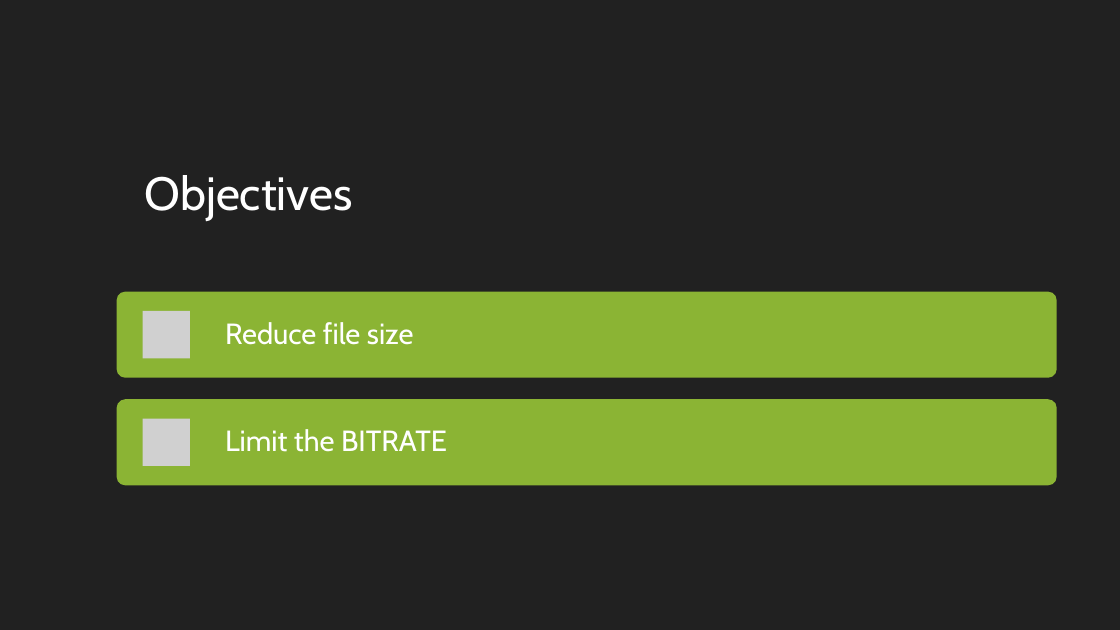
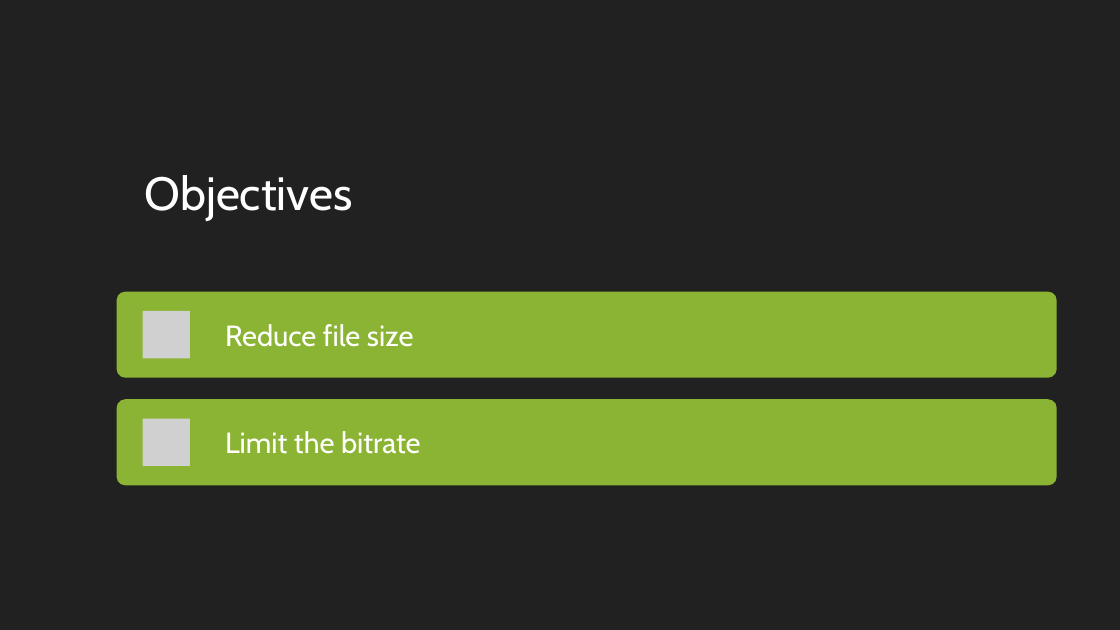
Before and after one commit to Rijndael99/encoding_bench, a slide deck: slide 3 of presentation.pptx. Drawn at 1120x630 pixels with LibreOffice and Linux fonts; fonts in the diff are those of the drawing; grey boxes stand for pictures. Boxes give left, top, right and bottom in pixels: in the first picture for what was removed or moved away, otherwise in the second. Text is boxed around its words. In the diff, an @@ line names an element or a change of style, - is before the commit and + after.

Commit message:
update presentation

```diff
--- a/presentation.pptx
+++ b/presentation.pptx
@@ text "Reduce file size" at <box>225,324,414,347</box>: line spacing 0.9 to 1 @@
@@ text at <box>225,431,421,454</box>: text changed @@
-Limit the BITRATE
+Limit the bitrate
```
Also in this commit, not shown: 1 other slide changed, 4 slides added.
